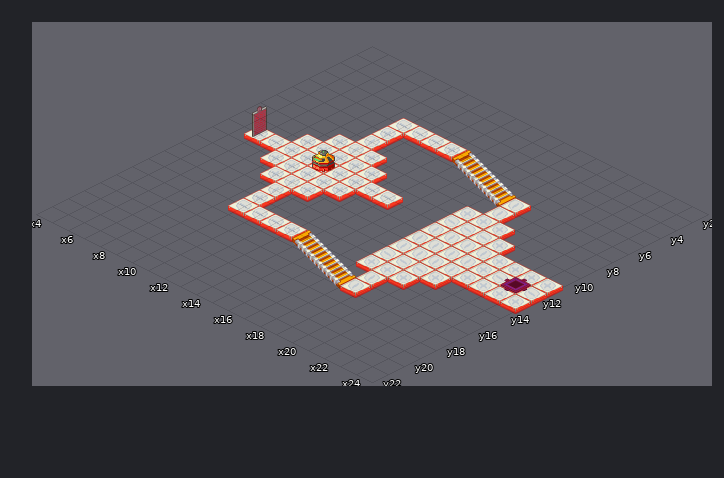
A Tiled map gets an edit: Server Set Up EXE/areas/PVP.tmx. The picture above was drawn from the file before the commit.
Cells are 64x32 px. Isometric: x runs down to the right, y down to the left. Shown: x 4..24, y 2..22. Layer "Tile Layer 4" is drawn 0,-48 px off the grid.
After:
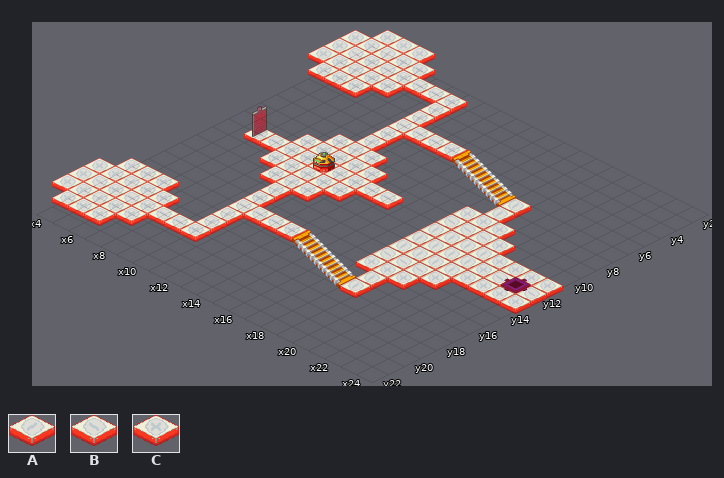
Key: from "pvpfloor": A 0, B 1, C 2.
_ is an empty cell.
Changes in this commit:
Layer "Tile Layer 4":
y 2: x 5..7 ___ -> CCC
y 3: x 4..8 _____ -> CCACC
y 4: x 4..11 ________ -> CBCBCBBC
y 5: x 4..8 _____ -> CCACC; x 11 _ -> A
y 6: x 5..7 ___ -> CCC; x 11 _ -> A
y 18: x 5..7 ___ -> CCC; x 11 _ -> A
y 19: x 4..8 _____ -> CCACC; x 11 _ -> A
y 20: x 4..11 ________ -> CBCBCBBC
y 21: x 4..8 _____ -> CCACC
y 22: x 5..7 ___ -> CCC
Changed places in both pictures, as pixel boxes (x1, y1, x2, y2):
added: (308, 30, 467, 126)
added: (52, 158, 243, 238)
